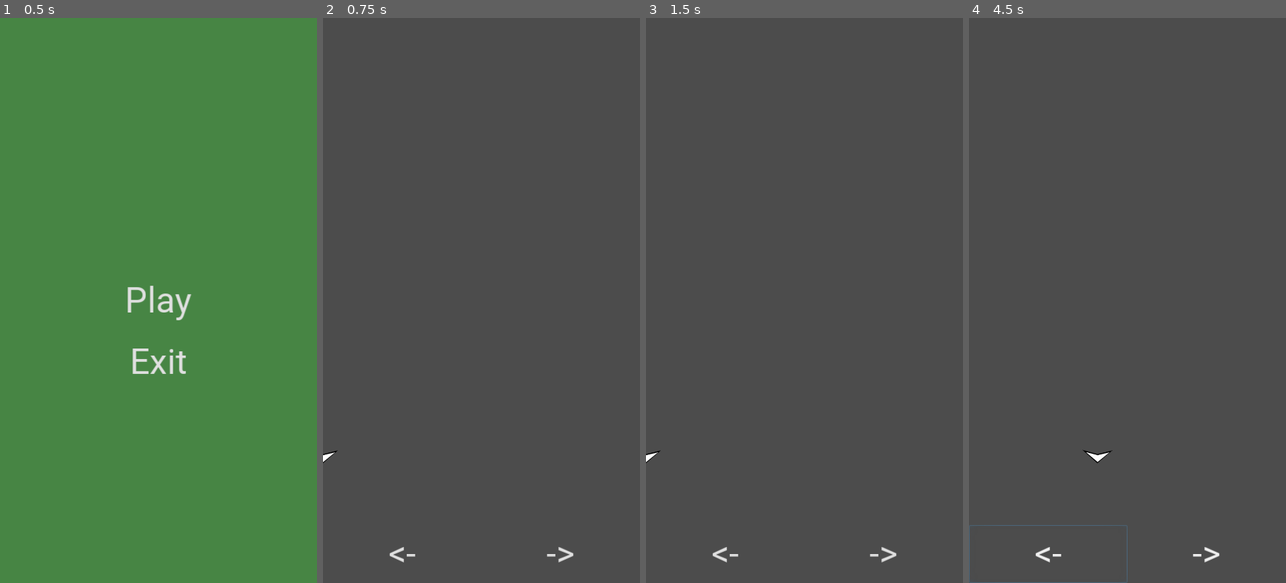
Above: before the commit, frames 1-4 (left to right).
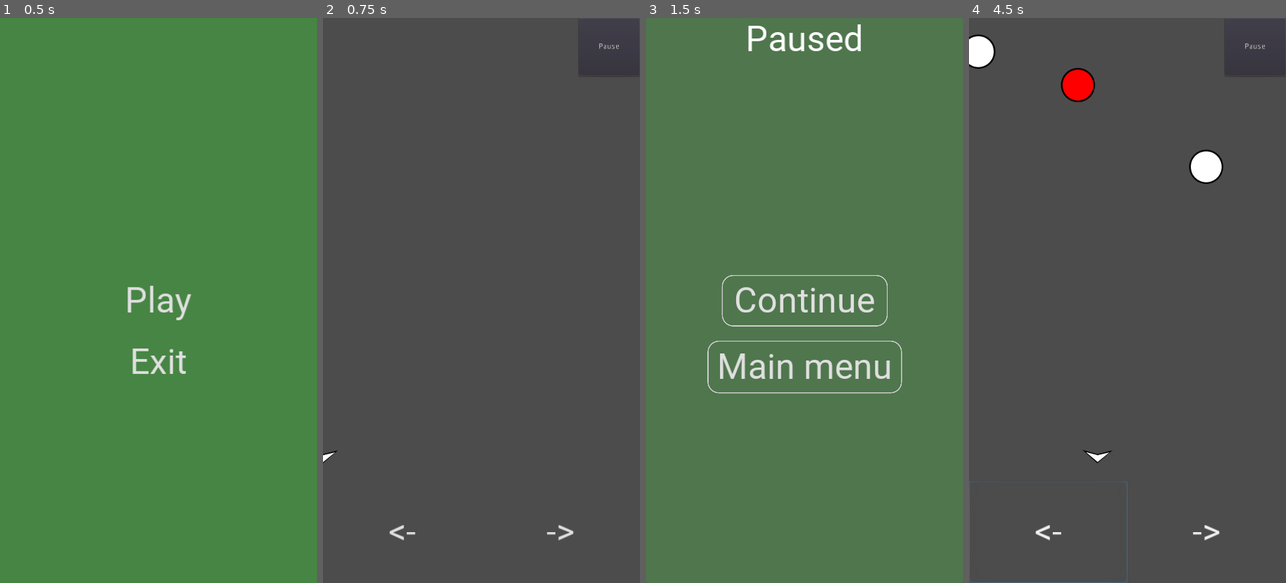
Above: after the commit, the same moments.

Repository: Jomii/Digital-game-2
Game: Godot game, scene res://Scenes/MainMenu.tscn
The game is run twice, just before and just after one commit, with the same random seed, the same clock (stepped at 60 frames per second) and the same inputs.
Inputs (mouse positions are in pixels of both pictures, inside the frame that each line leads up to):
- Up to frame 1 (0.5 s): no input
- Up to frame 2 (0.75 s): click "Play" at 0.5 s
- Up to frame 3 (1.5 s): click (931, 46) at 1.25 s, where only the run after the commit has a clickable "Pause"
- Up to frame 4 (4.5 s): click (1127, 300) at 2 s, where only the run after the commit has a clickable "Continue"; click "->" at 2.75 s; hold Right (ui_right) 3.53-4.28 s; hold Left (ui_left) from 4.28 s (still down)

Frame 1 is identical in both runs. In frame 2, 0.3% of the frame differs, in the area x 20-94%, y 4-97%; in frame 3, 100%, in the area x 0-100%, y 0-100%; in frame 4, 1.9%.

Commit message:
Add randomly spawning Drops

Diff:
--- /dev/null
+++ b/Scenes/Drop.tscn
@@ -0,0 +1,18 @@
+[gd_scene load_steps=4 format=2]
+
+[ext_resource path="res://Art/Sprites/Drop_placeholder.png" type="Texture" id=1]
+[ext_resource path="res://Scripts/Drop.gd" type="Script" id=2]
+
+[sub_resource type="CircleShape2D" id=1]
+radius = 30.9296
+
+[node name="Drop" type="RigidBody2D"]
+script = ExtResource( 2 )
+
+[node name="CollisionShape2D" type="CollisionShape2D" parent="."]
+shape = SubResource( 1 )
+
+[node name="Sprite" type="Sprite" parent="."]
+texture = ExtResource( 1 )
+
+[node name="Drop" type="Node2D" parent="."]
--- a/Scenes/LevelScene.tscn
+++ b/Scenes/LevelScene.tscn
@@ -1,13 +1,24 @@
-[gd_scene load_steps=4 format=2]
+[gd_scene load_steps=6 format=2]
 
 [ext_resource path="res://Scenes/PauseMenu.tscn" type="PackedScene" id=1]
 [ext_resource path="res://Fonts/roboto_64_dynamicfont.tres" type="DynamicFont" id=2]
 [ext_resource path="res://Scenes/Player.tscn" type="PackedScene" id=3]
+[ext_resource path="res://Scripts/Main.gd" type="Script" id=4]
+[ext_resource path="res://Scenes/Drop.tscn" type="PackedScene" id=5]
 
 [node name="Main" type="Node"]
+script = ExtResource( 4 )
+Drop = ExtResource( 5 )
+
+[node name="Drops" type="Node" parent="."]
 
 [node name="Player" parent="." instance=ExtResource( 3 )]
 position = Vector2( 0, 800.419 )
+
+[node name="EnemySpawn" type="Line2D" parent="."]
+position = Vector2( 20, 60 )
+points = PoolVector2Array( 4, 0, 530, 0 )
+default_color = Color( 0.4, 0.501961, 1, 0 )
 
 [node name="UI" type="Control" parent="."]
 anchor_right = 1.0
@@ -17,15 +28,12 @@
 "_edit_use_anchors_": false
 }
 
-[node name="PauseMenu" parent="UI" instance=ExtResource( 1 )]
-visible = false
-
 [node name="RightButton" type="Button" parent="UI"]
 anchor_top = 1.0
 anchor_right = 1.0
 anchor_bottom = 1.0
 margin_left = 288.0
-margin_top = -105.0
+margin_top = -185.0
 custom_fonts/font = ExtResource( 2 )
 text = "->"
 flat = true
@@ -37,7 +45,7 @@
 anchor_top = 1.0
 anchor_right = 1.0
 anchor_bottom = 1.0
-margin_top = -105.0
+margin_top = -185.0
 margin_right = -288.0
 custom_fonts/font = ExtResource( 2 )
 text = "<-"
@@ -45,7 +53,26 @@
 __meta__ = {
 "_edit_use_anchors_": false
 }
+
+[node name="PauseButton" type="Button" parent="UI"]
+anchor_left = 1.0
+anchor_right = 1.0
+margin_left = -111.0
+margin_bottom = 105.0
+text = "Pause"
+__meta__ = {
+"_edit_use_anchors_": false
+}
+
+[node name="PauseMenu" parent="UI" instance=ExtResource( 1 )]
+visible = false
+
+[node name="SpawnTimer" type="Timer" parent="."]
+autostart = true
+[connection signal="collect" from="Player" to="." method="_on_Player_collect"]
 [connection signal="button_down" from="UI/RightButton" to="Player" method="_on_RightButton_button_down"]
 [connection signal="button_up" from="UI/RightButton" to="Player" method="_on_RightButton_button_up"]
 [connection signal="button_down" from="UI/LeftButton" to="Player" method="_on_LeftButton_button_down"]
 [connection signal="button_up" from="UI/LeftButton" to="Player" method="_on_LeftButton_button_up"]
+[connection signal="button_down" from="UI/PauseButton" to="UI/PauseMenu" method="_on_PauseButton_button_down"]
+[connection signal="timeout" from="SpawnTimer" to="." method="_on_SpawnTimer_timeout"]
--- a/Scenes/PauseMenu.tscn
+++ b/Scenes/PauseMenu.tscn
@@ -5,11 +5,7 @@
 [ext_resource path="res://Fonts/roboto_64_dynamicfont.tres" type="DynamicFont" id=3]
 
 [sub_resource type="StyleBoxFlat" id=1]
-bg_color = Color( 0.239216, 1, 0.196078, 0.317647 )
-border_width_left = 1
-border_width_top = 1
-border_width_right = 1
-border_width_bottom = 1
+bg_color = Color( 0.309804, 0.462745, 0.301961, 1 )
 border_color = Color( 1, 1, 1, 1 )
 corner_radius_top_left = 3
 corner_radius_top_right = 3
@@ -40,7 +36,6 @@
 text = "Paused"
 align = 1
 valign = 1
-percent_visible = -0.166667
 __meta__ = {
 "_edit_use_anchors_": false
 }
--- a/Scenes/Player.tscn
+++ b/Scenes/Player.tscn
@@ -17,3 +17,4 @@
 texture = ExtResource( 1 )
 
 [node name="PlayerNode" type="Node2D" parent="."]
+[connection signal="body_entered" from="." to="." method="_on_Player_body_entered"]
--- /dev/null
+++ b/Scripts/Drop.gd
@@ -0,0 +1,12 @@
+extends RigidBody2D
+
+var isBad = false
+var screen_size
+
+# Called when the node enters the scene tree for the first time.
+func _ready():
+	screen_size = get_viewport_rect().size
+
+func _process(delta):
+	if position.y > screen_size.y:
+		queue_free()
--- /dev/null
+++ b/Scripts/Main.gd
@@ -0,0 +1,31 @@
+extends Node
+
+export (PackedScene) var Drop
+
+# Called when the node enters the scene tree for the first time.
+func _ready():
+	randomize()
+
+func _on_SpawnTimer_timeout():
+	var x1 = int(round($EnemySpawn.get_point_position(0).x)) # First point
+	var x2 = int(round($EnemySpawn.get_point_position($EnemySpawn.get_point_count() - 1).x)) # Last point
+
+	var randomXFromSpawn = randi() % (x2 - x1 + 1) + x1
+
+	var spawnPosition = Vector2(randomXFromSpawn, $EnemySpawn.transform.get_origin().y)
+
+	var drop = Drop.instance()
+
+	$Drops.add_child(drop)
+
+	var badDrop = randi() % 7 # 1/7 is a bad drop
+	if badDrop == 1:
+		drop.isBad = true
+		drop.modulate = Color(1, 0, 0)
+
+	drop.position = spawnPosition
+
+func _on_Player_collect(type):
+	if type:
+# warning-ignore:return_value_discarded
+		get_tree().reload_current_scene()
--- a/Scripts/PauseMenu.gd
+++ b/Scripts/PauseMenu.gd
@@ -3,17 +3,15 @@
 func _process(_delta):
 	if Input.is_action_just_pressed("ui_cancel"):
 		print("game is paused: ", get_tree().paused)
-		get_tree().paused = !get_tree().paused
+		Pause()
 
-		if get_tree().paused:
-			show()
-		else:
-			hide()
-#		hide()
+func Pause():
+	get_tree().paused = !get_tree().paused
 
-#func _on_Player_pause():
-#	get_tree().paused = true
-#	show()
+	if get_tree().paused:
+		show()
+	else:
+		hide()
 
 func _on_ContinueButton_pressed():
 	get_tree().paused = false
@@ -22,3 +20,6 @@
 func _on_MainMenuButton_pressed():
 # warning-ignore:return_value_discarded
 	get_tree().change_scene("res://Scenes/MainMenu.tscn")
+
+func _on_PauseButton_button_down():
+	Pause()
--- a/Scripts/Player.gd
+++ b/Scripts/Player.gd
@@ -1,11 +1,9 @@
 extends Area2D
 
-
-# Declare member variables here. Examples:
-# var a = 2
-# var b = "text"
+signal collect(type)
 
 export var speed = 400
+
 var screen_size
 var right_action_pressed = false
 var left_action_pressed = false
@@ -19,7 +17,7 @@
 
 	if Input.is_action_pressed("ui_right") || right_action_pressed:
 		velocity.x += 1
-	if Input.is_action_pressed("ui_left"):
+	if Input.is_action_pressed("ui_left") || left_action_pressed:
 		velocity.x -= 1
 	if velocity.length() > 0:
 		velocity = velocity.normalized() * speed
@@ -43,3 +41,8 @@
 
 func _on_LeftButton_button_up():
 	left_action_pressed = false
+
+
+func _on_Player_body_entered(body):
+	emit_signal("collect", body.isBad)
+	body.queue_free()
Binary file added: Art/Sprites/Drop_placeholder.png
Not shown, added: Art/Sprites/Drop_placeholder.png.import
